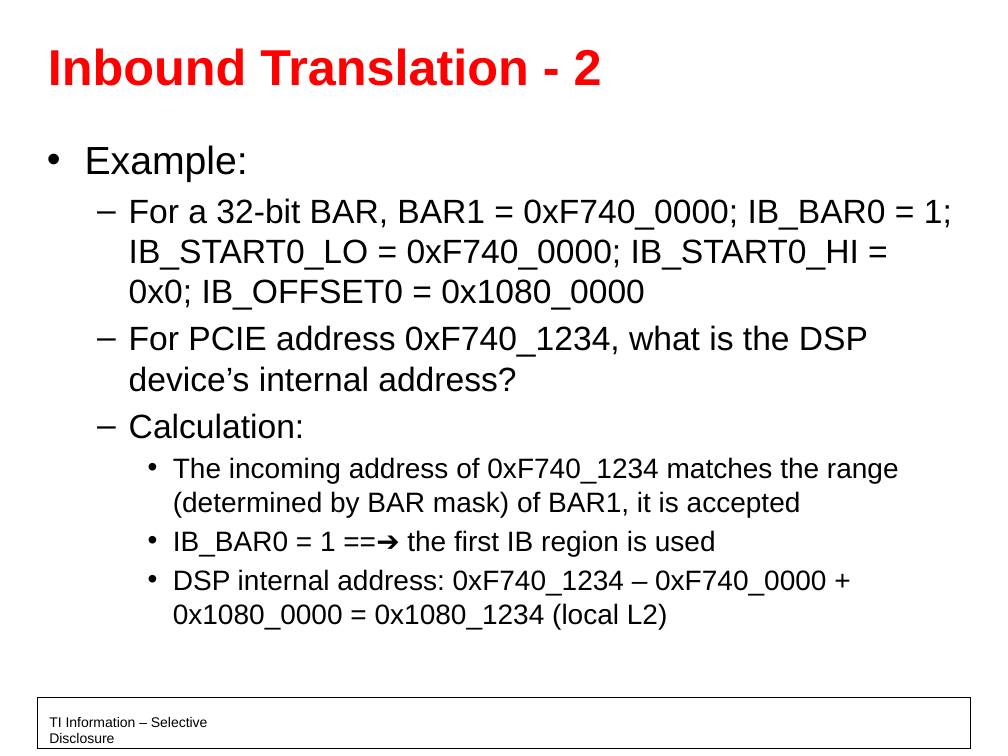
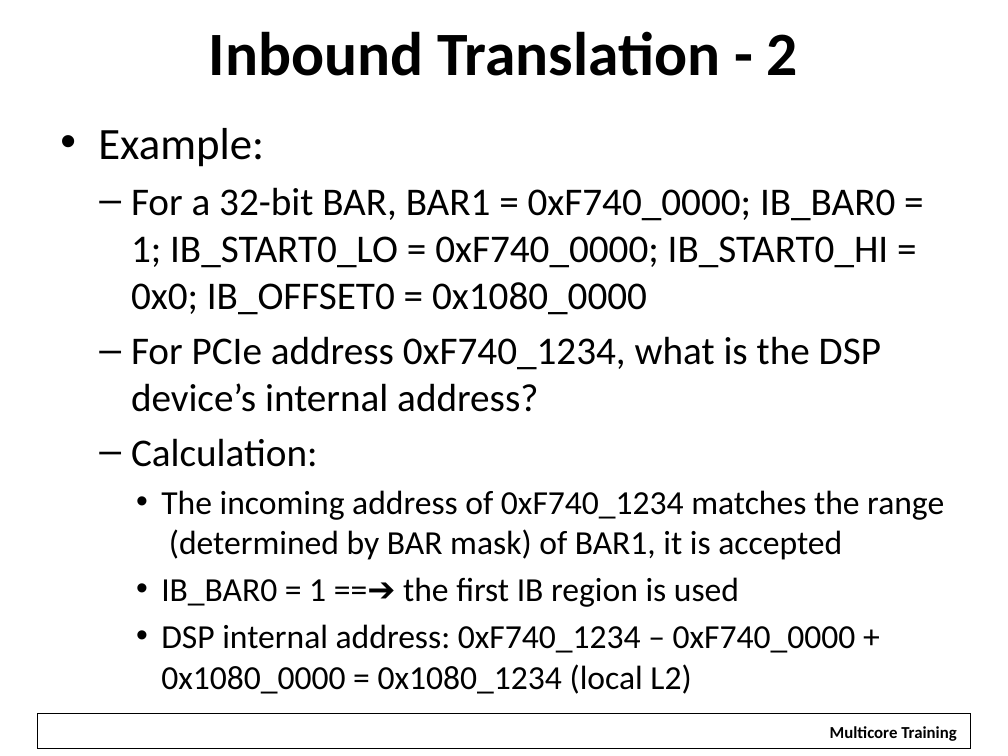
Before and after one commit to hari1989/keystone-workshop, a slide deck: slide 12 of slides/KeyStone PCI Express.pptx. Drawn at 1008x756 pixels with LibreOffice and Linux fonts; fonts in the diff are those of the drawing; background and template pictures are left out. Boxes give left, top, right and bottom in pixels: in the first picture for what was removed or moved away, otherwise in the second. Text is boxed around its words. In the diff, an @@ line names an element or a change of style, - is before the commit and + after.

Commit message:
updates for the Ottawa training

```diff
--- a/slides/KeyStone PCI Express.pptx
+++ b/slides/KeyStone PCI Express.pptx
@@ title "Inbound Translation - 2": place and size @@
-title "Inbound Translation - 2" at box(48, 48, 602, 86)
+title "Inbound Translation - 2" at box(209, 31, 798, 76)
@@ title "Inbound Translation - 2" at box(209, 31, 798, 76): size 36 to 44 pt, font Arial to Calibri, text colour #FF0000 to #000000; alignment left to centre @@
@@ text "Example:": place and size @@
-text "Example:" at box(85, 145, 952, 629)
+text "Example:" at box(98, 128, 944, 694)
@@ text at box(98, 128, 944, 694): size 28 to 32 pt in "Example:"; font Arial to Calibri in "Example:", "For a 32-bit BAR, BAR1 = 0xF740_0000; ...", "Calculation:", "The incoming address of 0xF740_1234 matches the ..." and 2 more places; size 24 to 28 pt in "For a 32-bit BAR, BAR1 = 0xF740_0000; ...", "Calculation:"; size 20 to 24 pt in "The incoming address of 0xF740_1234 matches the ...", "IB_BAR0 = 1 ==➔ the first IB ...", "DSP internal address: 0xF740_1234 – 0xF740_0000 + ..."; indent changed @@
@@ text at box(131, 336, 881, 412): text changed; size 24 to 28 pt; font Arial to Calibri @@
-  – For PCIE address 0xF740_1234, what is the DSP device’s internal address?
+  – For PCIe address 0xF740_1234, what is the DSP device’s internal address?
@@ rectangle: place and size @@
-rectangle at box(37, 698, 971, 749)
+rectangle at box(37, 714, 971, 749)
@@ text removed at box(49, 717, 208, 743) @@
-TI Information – Selective Disclosure
@@ rectangle added at box(818, 717, 968, 747), fill #FFFFFF, 12 pt, text #000000, bold @@
+Multicore Training
```
Also in this commit, not shown: 21 other slides changed, 1 slide added, 6 other files.
